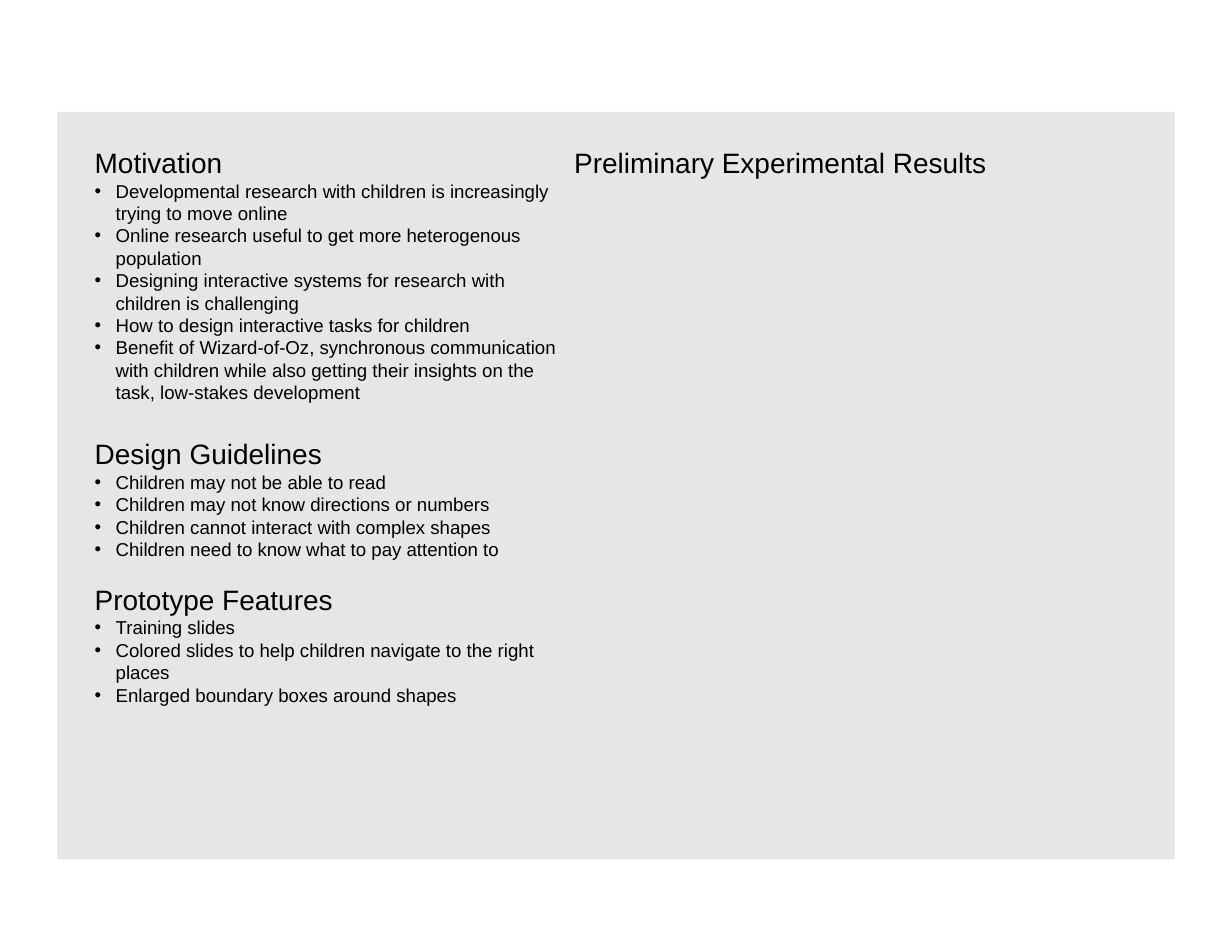
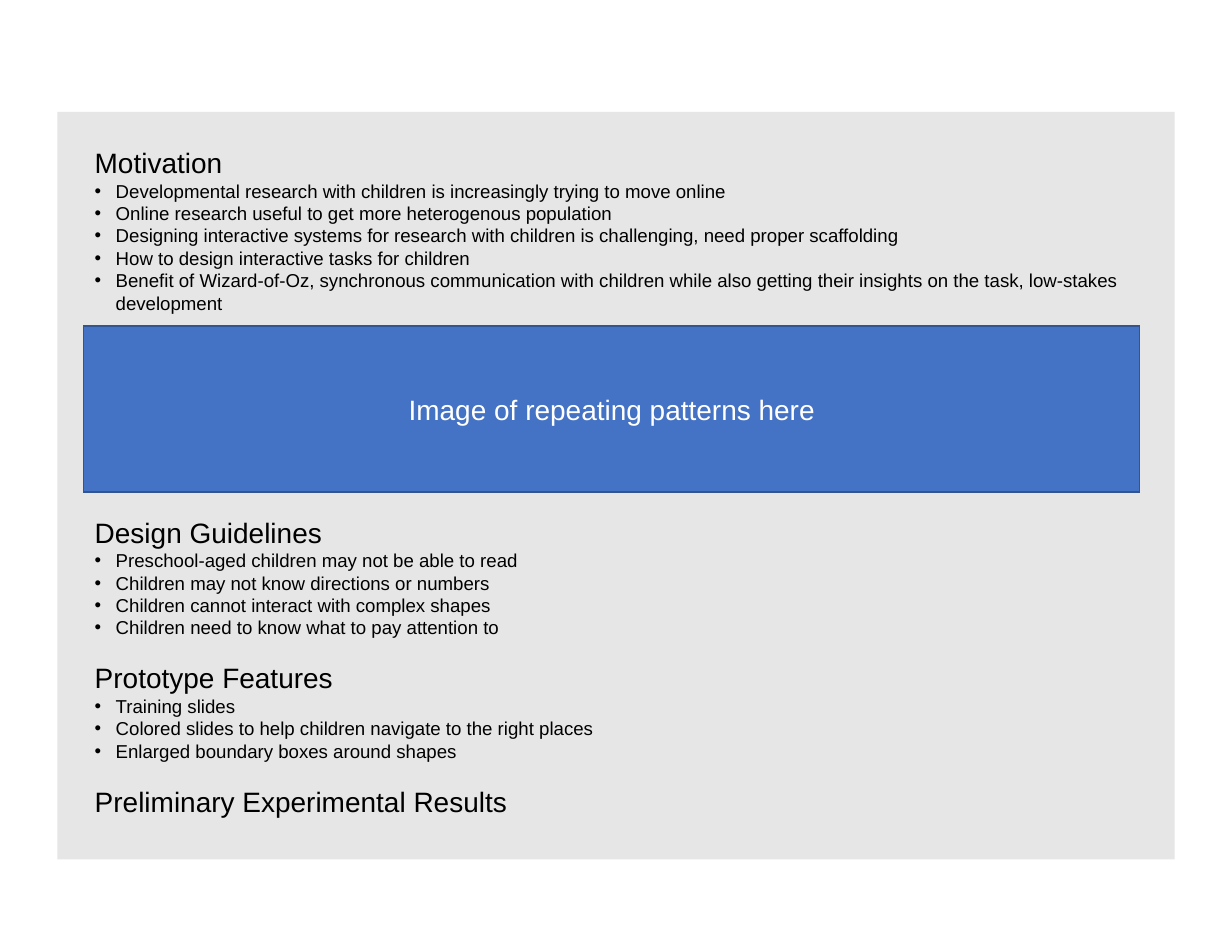
Before and after one commit to tngoon/patterning_in_children, a slide deck: slide 3 of DIS2021_pictorial.pptx. Drawn at 1232x952 pixels with LibreOffice and Linux fonts; fonts in the diff are those of the drawing. Boxes give left, top, right and bottom in pixels: in the first picture for what was removed or moved away, otherwise in the second. Text is boxed around its words. In the diff, an @@ line names an element or a change of style, - is before the commit and + after.

```diff
--- a/DIS2021_pictorial.pptx
+++ b/DIS2021_pictorial.pptx
@@ text "Motivation" at bbox=[95, 152, 1117, 817]: columns 2 to 1 @@
@@ text at bbox=[116, 228, 898, 246]: text changed @@
-• Designing interactive systems for research with children is challenging
+• Designing interactive systems for research with children is challenging, need proper scaffolding
@@ rectangle added at bbox=[84, 326, 1140, 492], fill #4472C4, outline #325491 1 pt, 18 pt, text #FFFFFF @@
+Image of repeating patterns here
@@ text at bbox=[116, 553, 517, 571]: text changed @@
-• Children may not be able to read
+• Preschool-aged children may not be able to read
```
Also in this commit, not shown: 1 slide added, 6 other files.
